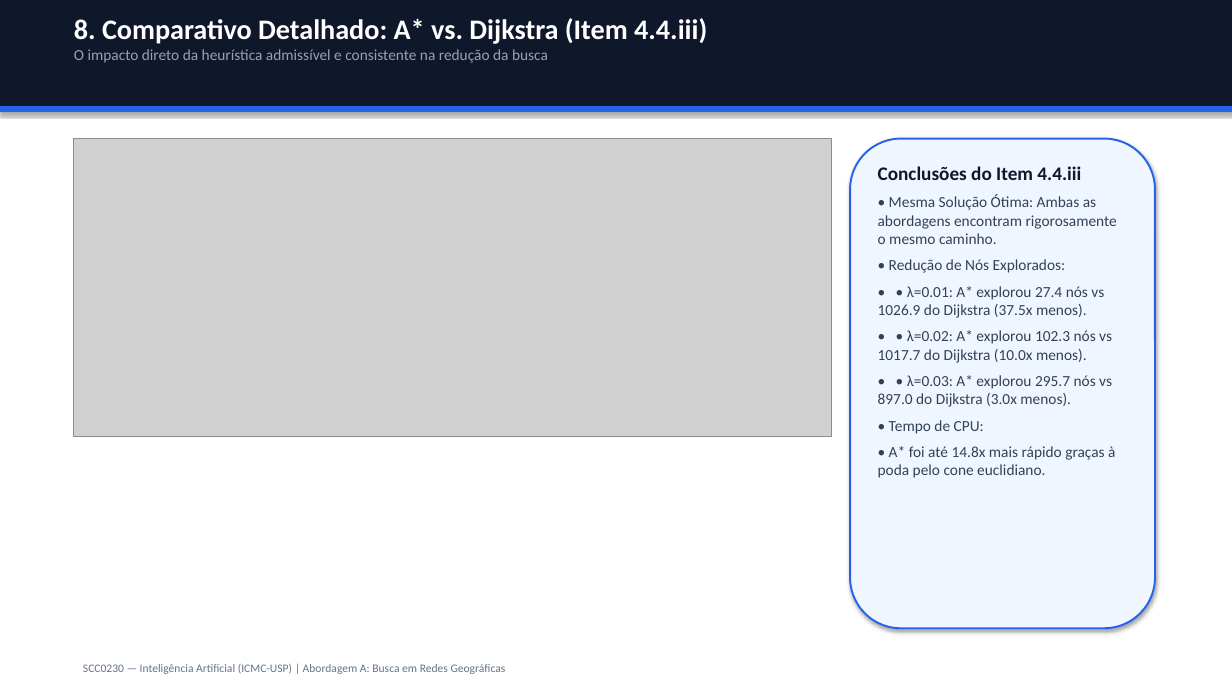
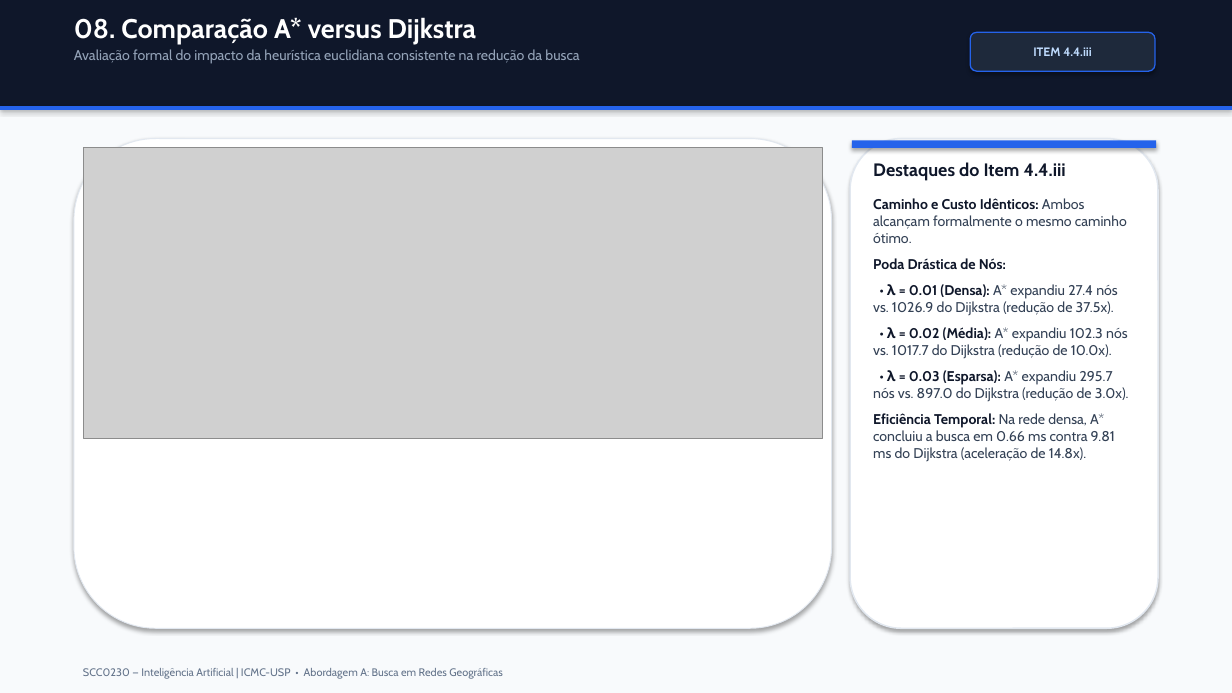
Before and after one commit to pietroggu/rede-geografica-trabalho-ia, a slide deck: slide 9 of outputs/apresentacao_busca_redes.pptx. Drawn at 1232x693 pixels with LibreOffice and Linux fonts; fonts in the diff are those of the drawing; grey boxes stand for pictures. Boxes give left, top, right and bottom in pixels: in the first picture for what was removed or moved away, otherwise in the second. Text is boxed around its words. In the diff, an @@ line names an element or a change of style, - is before the commit and + after.

```diff
--- a/outputs/apresentacao_busca_redes.pptx
+++ b/outputs/apresentacao_busca_redes.pptx
@@ rectangle: place and size @@
-rectangle at [0,106,1232,112]
+rectangle at [0,0,1232,106]
@@ rectangle at [0,0,1232,106]: fill #2563EB to #0F172A; outline #2563EB 0.75 pt to none @@
@@ rectangle: place and size @@
-rectangle at [0,0,1232,106]
+rectangle at [0,0,1232,693]
@@ rectangle at [0,0,1232,693]: fill #0F172A to #F8FAFC; outline #0F172A 0.75 pt to none @@
@@ text at [74,17,579,64]: text changed; size 12 to 11 pt; font Calibri to Cabin @@
-8. Comparativo Detalhado: A* vs. Dijkstra (Item 4.4.iii)
-O impacto direto da heurística admissível e consistente na redução da busca
+08. Comparação A* versus Dijkstra
+Avaliação formal do impacto da heurística euclidiana consistente na redução da busca
@@ rounded rectangle added at [970,32,1155,71], fill #1E293B, outline #2563EB 1 pt, 9.5 pt, text #BFDBFE, bold @@
+ITEM 4.4.iii
@@ rectangle added at [0,106,1232,110], fill #2563EB @@
@@ rounded rectangle added at [74,139,832,628], fill #FFFFFF, outline #E2E8F0 0.75 pt @@
@@ picture: place and size @@
-picture at [74,139,832,436]
+picture at [83,148,823,438]
@@ rounded rectangle at [850,139,1158,628]: fill #EFF6FF to #FFFFFF; outline #2563EB 1.5 pt to #E2E8F0 1.2 pt @@
@@ rectangle added at [852,140,1156,148], fill #2563EB @@
@@ text at [873,162,1129,462]: text changed; size 12 to 11 pt; font Calibri to Cabin @@
-Conclusões do Item 4.4.iii
-• Mesma Solução Ótima: Ambas as abordagens encontram rigorosamente o mesmo caminho.
-• Redução de Nós Explorados:
-• • λ=0.01: A* explorou 27.4 nós vs 1026.9 do Dijkstra (37.5x menos).
-• • λ=0.02: A* explorou 102.3 nós vs 1017.7 do Dijkstra (10.0x menos).
-• • λ=0.03: A* explorou 295.7 nós vs 897.0 do Dijkstra (3.0x menos).
-• Tempo de CPU:
-• A* foi até 14.8x mais rápido graças à poda pelo cone euclidiano.
+Destaques do Item 4.4.iii
+Caminho e Custo Idênticos: Ambos alcançam formalmente o mesmo caminho ótimo.
+Poda Drástica de Nós:
+• λ = 0.01 (Densa): A* expandiu 27.4 nós vs. 1026.9 do Dijkstra (redução de 37.5x).
+• λ = 0.02 (Média): A* expandiu 102.3 nós vs. 1017.7 do Dijkstra (redução de 10.0x).
+• λ = 0.03 (Esparsa): A* expandiu 295.7 nós vs. 897.0 do Dijkstra (redução de 3.0x).
+Eficiência Temporal: Na rede densa, A* concluiu a busca em 0.66 ms contra 9.81 ms do Dijkstra (aceleração de 14.8x).
@@ text at [83,668,503,679]: text changed; size 9 to 8.5 pt; font Calibri to Cabin @@
-SCC0230 — Inteligência Artificial (ICMC-USP) | Abordagem A: Busca em Redes Geográficas
+SCC0230 — Inteligência Artificial | ICMC-USP • Abordagem A: Busca em Redes Geográficas
```
Also in this commit, not shown: 11 other slides changed, 11 other files.
